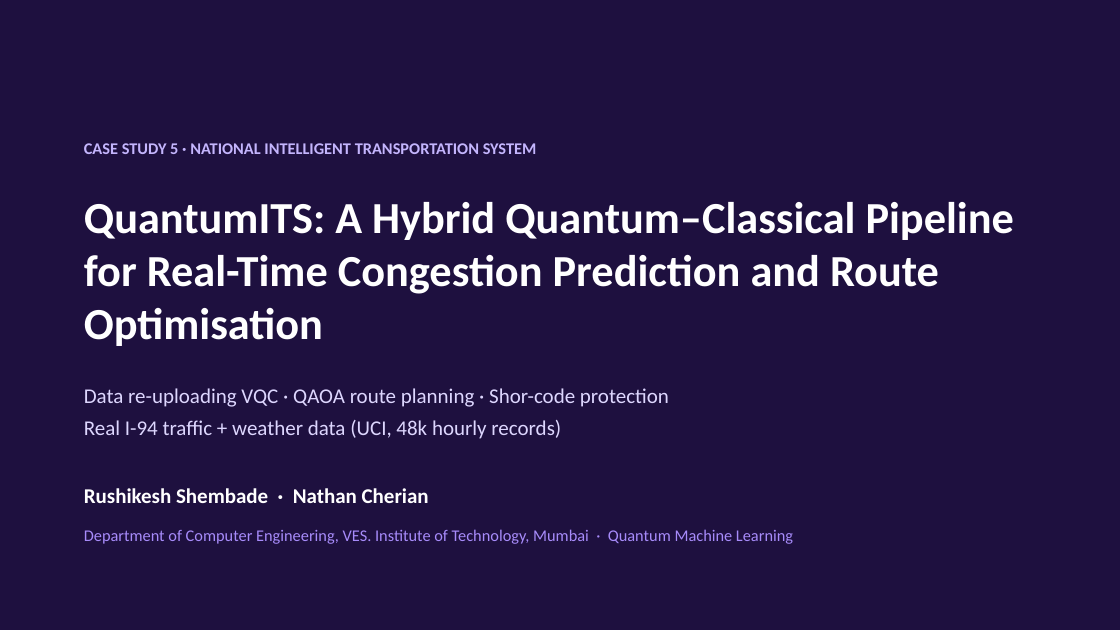
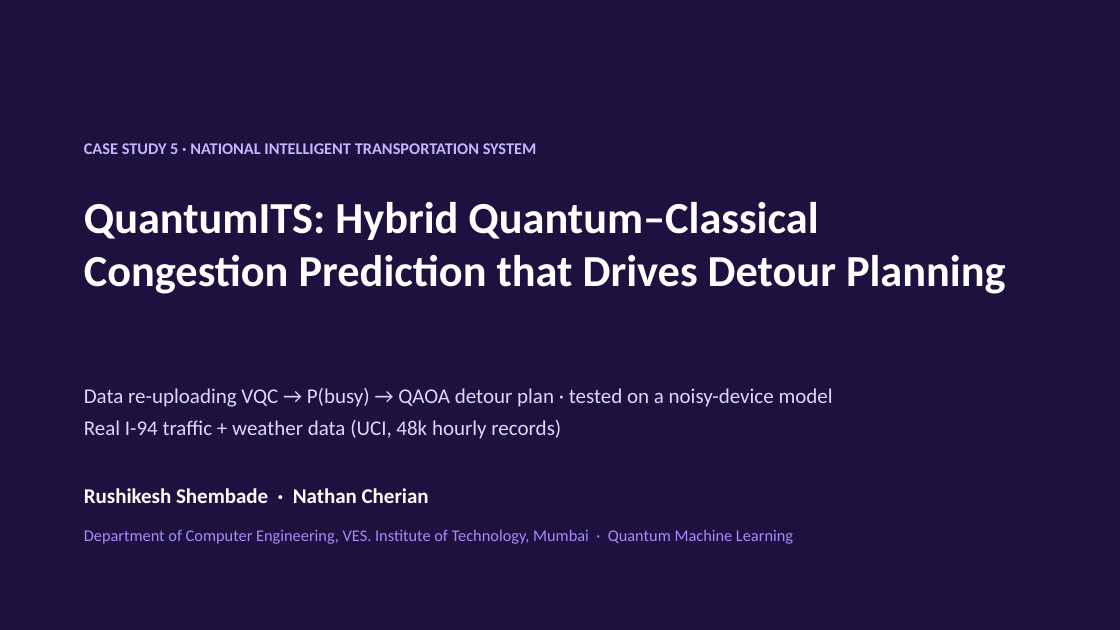
Before and after one commit to NathanC987/quantum-mp, a slide deck: slide 1 of slides/QuantumITS.pptx. Drawn at 1120x630 pixels with LibreOffice and Linux fonts; fonts in the diff are those of the drawing. Boxes give left, top, right and bottom in pixels: in the first picture for what was removed or moved away, otherwise in the second. Text is boxed around its words. In the diff, an @@ line names an element or a change of style, - is before the commit and + after.

```diff
--- a/slides/QuantumITS.pptx
+++ b/slides/QuantumITS.pptx
@@ text at bbox=[84, 202, 1006, 294]: text changed @@
-QuantumITS: A Hybrid Quantum–Classical Pipeline for Real-Time Congestion Prediction and Route Optimisation
+QuantumITS: Hybrid Quantum–Classical Congestion Prediction that Drives Detour Planning
@@ text at bbox=[84, 388, 833, 407]: text changed @@
-Data re-uploading VQC · QAOA route planning · Shor-code protection
+Data re-uploading VQC → P(busy) → QAOA detour plan · tested on a noisy-device model
```
Also in this commit, not shown: 5 other slides changed, 2 slides added, 2 slides removed, 27 other files.
